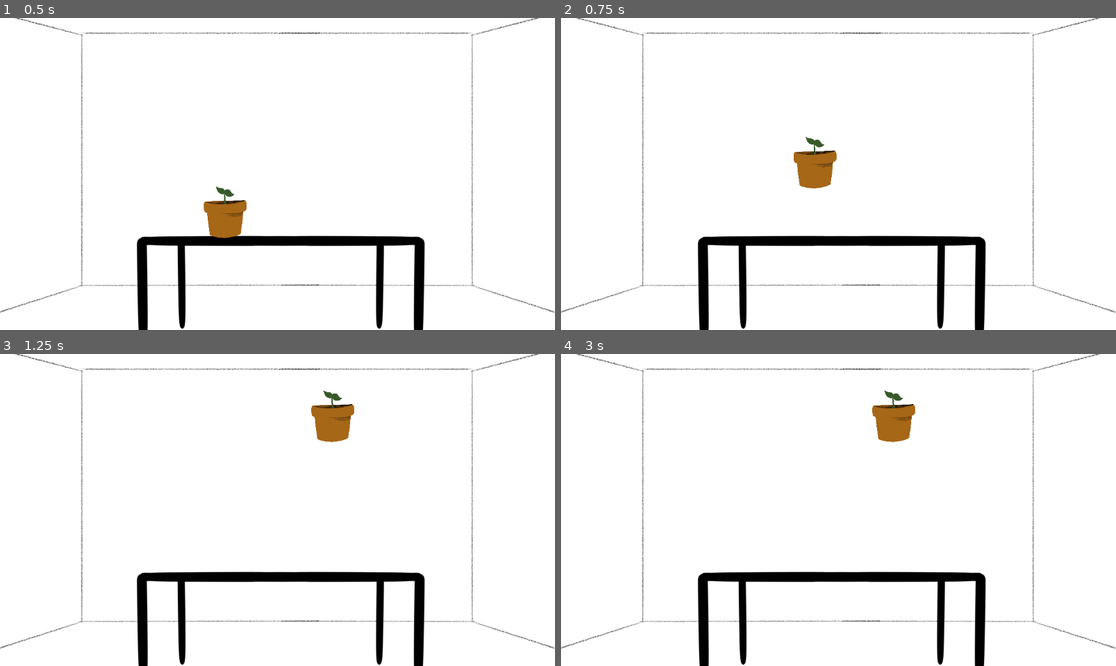
Above: before the commit, frames 1-4 (two rows, left to right).
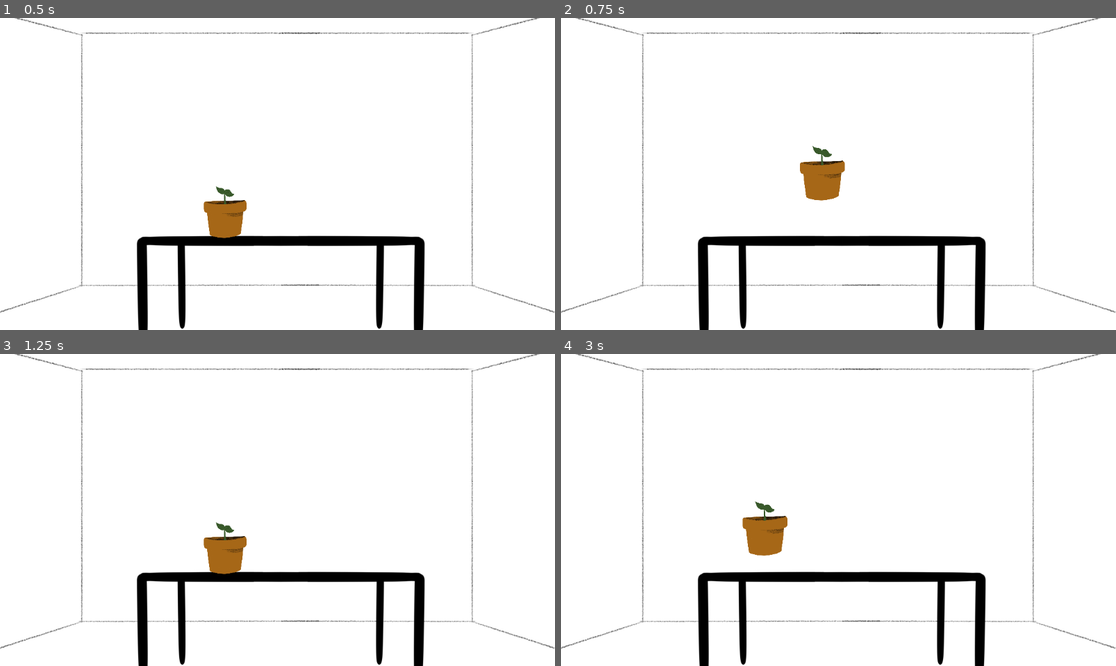
Above: after the commit, the same moments.

Repository: BluArch/planters
Game: Godot game, scene res://scenes/game_screen.tscn
Same seed, same stepped clock (60 frames per second), same inputs: the game is played once before the commit and once after it.
Inputs (mouse positions are in pixels of both pictures, inside the frame that each line leads up to):
- Up to frame 1 (0.5 s): no input
- Up to frame 2 (0.75 s): tap Enter at 0.5 s; drag from (783, 217) to (894, 105) at 0.52 s
- Up to frame 3 (1.25 s): no input
- Up to frame 4 (3 s): drag from (727, 525) to (894, 422) at 1.27 s; tap Space at 2 s; move the mouse to (894, 441) at 2.02 s; press the mouse at (894, 441) at 2.03 s; release the mouse at (894, 441) at 2.75 s; tap Enter at 2.75 s; drag from (810, 572) to (672, 463) at 2.77 s

Frame 1 is identical in both runs. In frame 2, 0.9% of the frame differs, in the area x 41-52%, y 38-59%; in frame 3, 1.7%; in frame 4, 1.8%, in the area x 32-64%, y 11-65%.

Commit message:
drop zones created, updated plant_jar script

Diff:
--- a/project.godot
+++ b/project.godot
@@ -15,6 +15,10 @@
 config/features=PackedStringArray("4.2", "Forward Plus")
 config/icon="res://icon.svg"
 
+[autoload]
+
+global="*res://scripts/global_drag.gd"
+
 [input]
 
 left_mouse_click={
--- /dev/null
+++ b/scenes/drop_zone.tscn
@@ -0,0 +1,8 @@
+[gd_scene load_steps=2 format=3 uid="uid://btuysi563f1bn"]
+
+[sub_resource type="RectangleShape2D" id="RectangleShape2D_fubrp"]
+
+[node name="drop_zone" type="StaticBody2D" groups=["drop_zone"]]
+
+[node name="CollisionShape2D" type="CollisionShape2D" parent="."]
+shape = SubResource("RectangleShape2D_fubrp")
--- a/scenes/game_screen.tscn
+++ b/scenes/game_screen.tscn
@@ -1,7 +1,8 @@
-[gd_scene load_steps=3 format=3 uid="uid://mq7ytg81a7ri"]
+[gd_scene load_steps=4 format=3 uid="uid://mq7ytg81a7ri"]
 
 [ext_resource type="Texture2D" uid="uid://djw3xxso6rpyv" path="res://assets/room.jpeg" id="1_ltgdq"]
 [ext_resource type="PackedScene" uid="uid://cs8byd3a2fa87" path="res://scenes/plant_jar.tscn" id="2_au7le"]
+[ext_resource type="PackedScene" uid="uid://btuysi563f1bn" path="res://scenes/drop_zone.tscn" id="3_guhnx"]
 
 [node name="game_screen" type="Node2D"]
 
@@ -14,3 +15,8 @@
 
 [node name="plant_jar" parent="." instance=ExtResource("2_au7le")]
 position = Vector2(-110, 133)
+
+[node name="drop_zone" parent="." instance=ExtResource("3_guhnx")]
+position = Vector2(8.93799, 136.777)
+scale = Vector2(30, 5)
+skew = 1.07512
--- a/scenes/plant_jar.tscn
+++ b/scenes/plant_jar.tscn
@@ -22,5 +22,9 @@
 position = Vector2(0, 1)
 shape = SubResource("CircleShape2D_0ggb1")
 
+[connection signal="body_entered" from="Sprite2D/Area2D" to="." method="_on_area_2d_body_entered"]
+[connection signal="body_exited" from="Sprite2D/Area2D" to="." method="_on_area_2d_body_exited"]
 [connection signal="input_event" from="Sprite2D/Area2D" to="." method="_on_area_2d_input_event"]
 [connection signal="input_event" from="Sprite2D/Area2D" to="Sprite2D/Area2D/CollisionShape2D" method="_on_area_2d_input_event"]
+[connection signal="mouse_entered" from="Sprite2D/Area2D" to="." method="_on_area_2d_mouse_entered"]
+[connection signal="mouse_exited" from="Sprite2D/Area2D" to="." method="_on_area_2d_mouse_exited"]
--- a/scripts/draganddrop.gd
+++ b/scripts/draganddrop.gd
@@ -1,16 +1,55 @@
 extends Node2D
 
-var selected = false
+var draggable = false
+var is_inside_dropable = false
 
-func _on_area_2d_input_event(_viewport, _event, _shape_idx):
-	if Input.is_action_just_pressed("left_mouse_click"):
-		selected = true
+var prev_location: Vector2
+var offset: Vector2
 
-func _physics_process(delta):
-	if selected:
-		global_position = lerp(global_position, get_global_mouse_position(), 25 * delta)
+func _process(delta):
+	# If mouse is hovering over object
+	if draggable:
+		# When left button on mouse is clicked while hovering, grab object
+		if Input.is_action_just_pressed("left_mouse_click"):
+			offset = get_global_mouse_position() - global_position
+			global.is_dragging = true
 
-func _input(event):
-	if event is InputEventMouseButton:
-		if event.button_index == MOUSE_BUTTON_LEFT and not event.pressed:
-			selected = false
+		if Input.is_action_pressed("left_mouse_click"):
+			global_position = get_global_mouse_position() - offset
+		# When left button on mouse is released, check if it is inside a drop_zone and leave it there.
+		# If not in a drop zone but it back where it was before
+		elif Input.is_action_just_released("left_mouse_click"):
+			global.is_dragging = false
+			if is_inside_dropable:
+				global_position = get_global_mouse_position() - offset
+			else:
+				global_position = prev_location
+	# Update previous location if not done already
+	elif (global_position!= prev_location):
+		prev_location = global_position
+
+
+func _on_area_2d_mouse_entered():
+	# Update draggable that mouse is hovering over object, and little animation to show it is hovered
+	if not global.is_dragging:
+		draggable = true
+		scale = Vector2(1.05, 1.05)
+
+
+func _on_area_2d_mouse_exited():
+	# Update drabbale that mouse is no longer hovering, set back to normal size
+	if not global.is_dragging:
+		draggable = false
+		scale = Vector2(1.0, 1.0)
+
+
+func _on_area_2d_body_entered(body:StaticBody2D):
+	# Update that object is in a drop zone
+	if body.is_in_group("drop_zone"):
+		is_inside_dropable = true
+
+
+func _on_area_2d_body_exited(body:StaticBody2D):
+	# Update that object is no longer in a drop zone
+	if body.is_in_group("drop_zone"):
+		is_inside_dropable = false
--- /dev/null
+++ b/scripts/global_drag.gd
@@ -0,0 +1,3 @@
+extends Node2D
+
+var is_dragging = false
